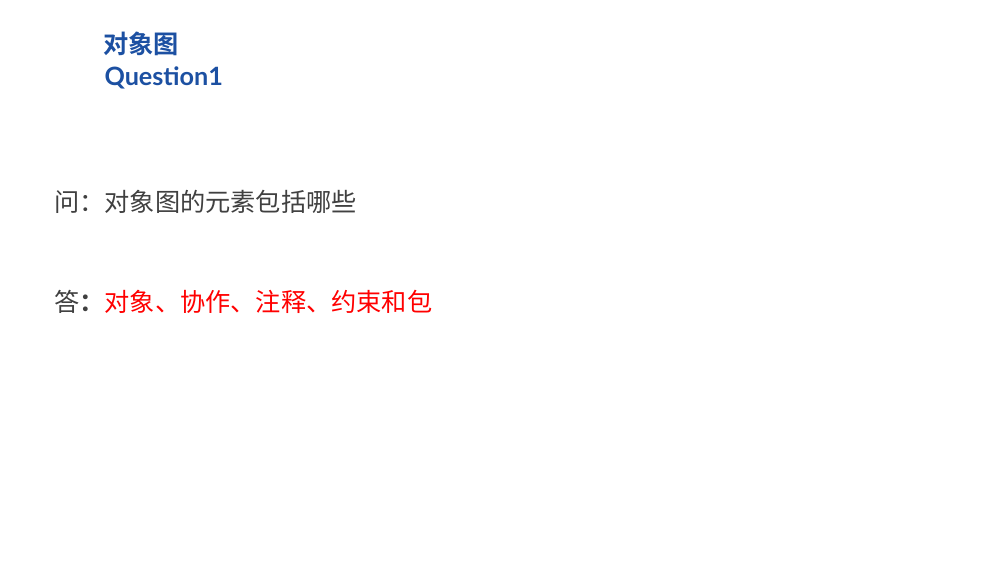
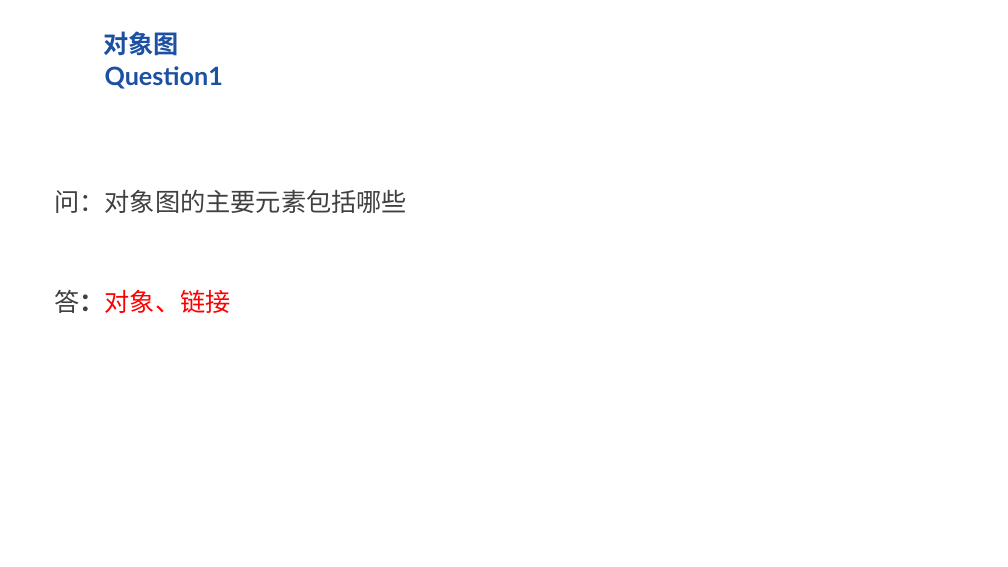
Before and after one commit to hhhdxd/Request, a slide deck: slide 9 of 翻转课堂/第五次翻转课堂/SRA-G17-第五次翻转课堂PPT(2).pptx. Drawn at 1008x567 pixels with LibreOffice and Linux fonts; fonts in the diff are those of the drawing; background and template pictures are left out. Boxes give left, top, right and bottom in pixels: in the first picture for what was removed or moved away, otherwise in the second. Text is boxed around its words. In the diff, an @@ line names an element or a change of style, - is before the commit and + after.

```diff
--- a/翻转课堂/第五次翻转课堂/SRA-G17-第五次翻转课堂PPT(2).pptx
+++ b/翻转课堂/第五次翻转课堂/SRA-G17-第五次翻转课堂PPT(2).pptx
@@ text at [54, 190, 407, 213]: text changed @@
-问：对象图的元素包括哪些
+问：对象图的主要元素包括哪些
@@ text at [54, 289, 230, 313]: text changed @@
-答：对象、协作、注释、约束和包
+答：对象、链接
```
Also in this commit, not shown: 3 other slides changed.
